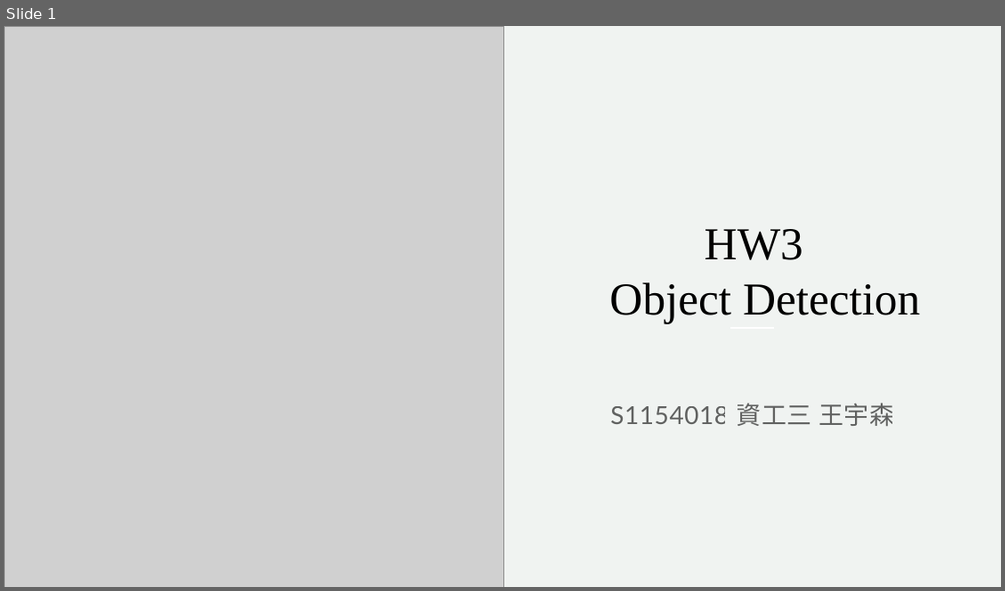
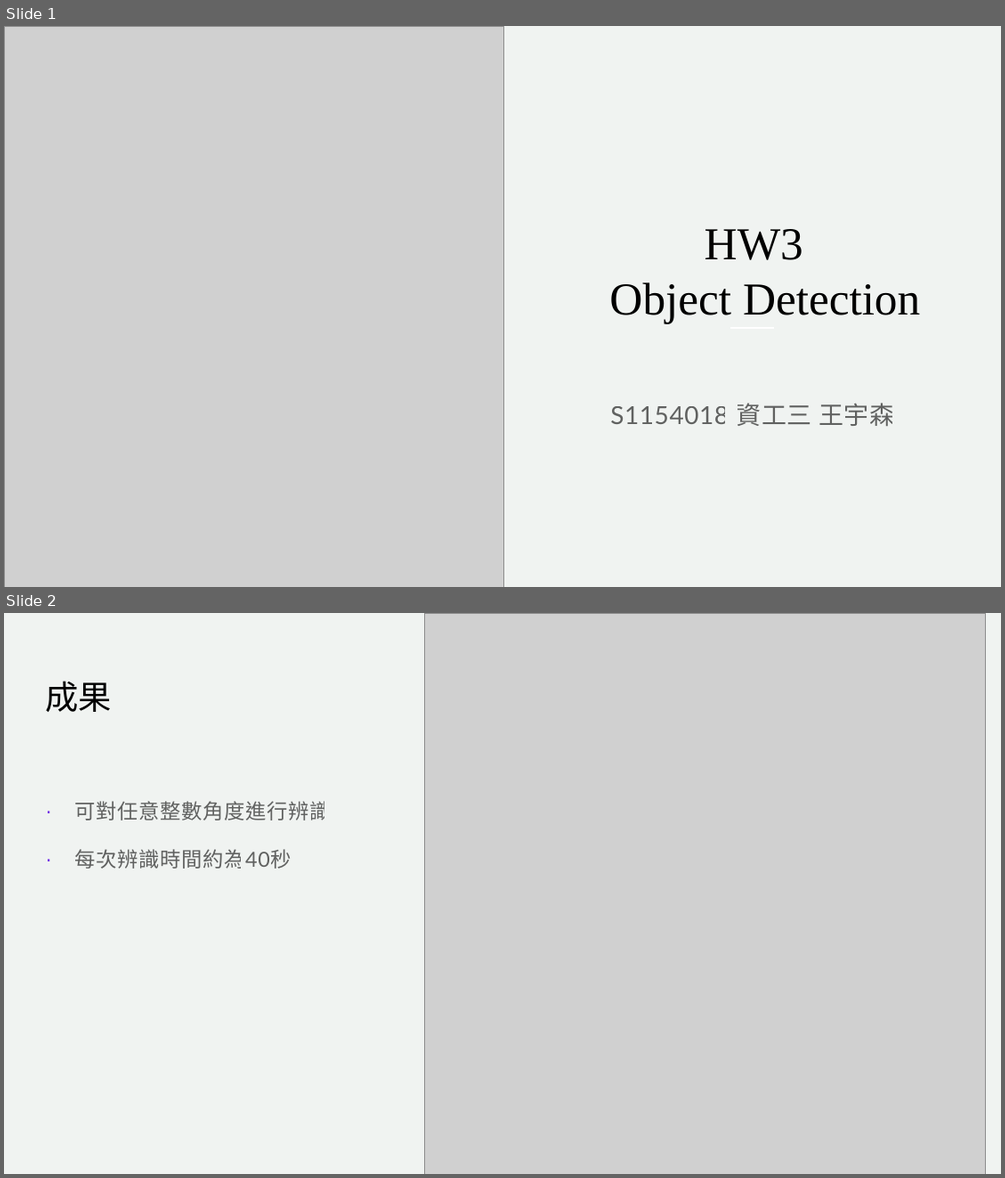
Before and after one commit to s102401002/ComputerVision2024, a slide deck: hw3/HW3_result.pptx. Shown one above the other, each under a label of ours: slide 1 before the commit, slides 1 and 2 after it. The pictures are 1005x591 and 1005x1178 pixels, drawn with LibreOffice and Linux fonts; fonts in the diff are those of the drawing; grey boxes stand for pictures. Boxes give left, top, right and bottom in pixels: in the first picture for what was removed or moved away, otherwise in the second. Text is boxed around its words. In the diff, an @@ line names an element or a change of style, - is before the commit and + after.

```diff
--- a/hw3/HW3_result.pptx
+++ b/hw3/HW3_result.pptx
@@ slide 2 added at (4, 613, 1001, 1174), background #F0F3F1 @@
@@ picture added at (425, 613, 986, 1174) @@
@@ title added at (45, 681, 112, 712), 32 pt, text #000000 @@
+成果
@@ text added at (74, 801, 330, 868), 20 pt, text #000000 at 60% opacity @@
+· 可對任意整數角度進行辨識
+· 每次辨識時間約為40秒
```
Also in this commit, not shown: 7 other slides added, 15 slides removed, 17 other files.
